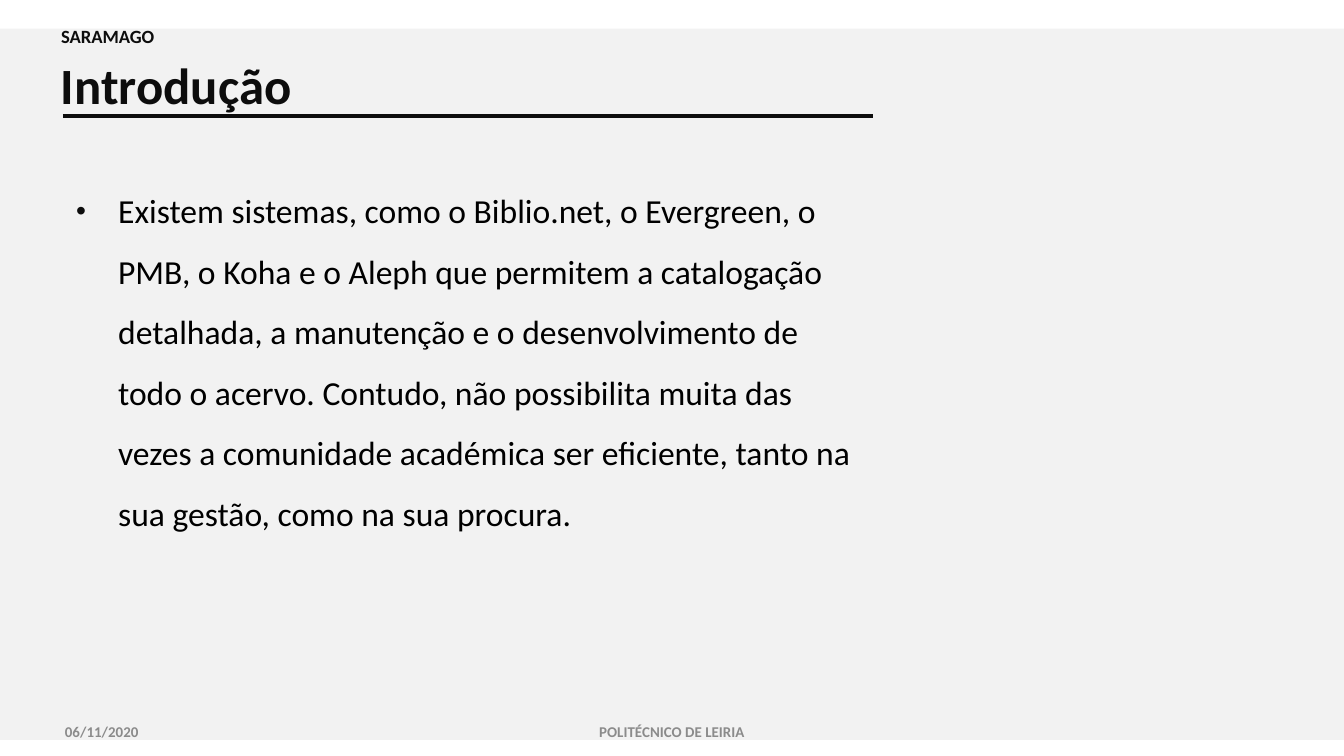
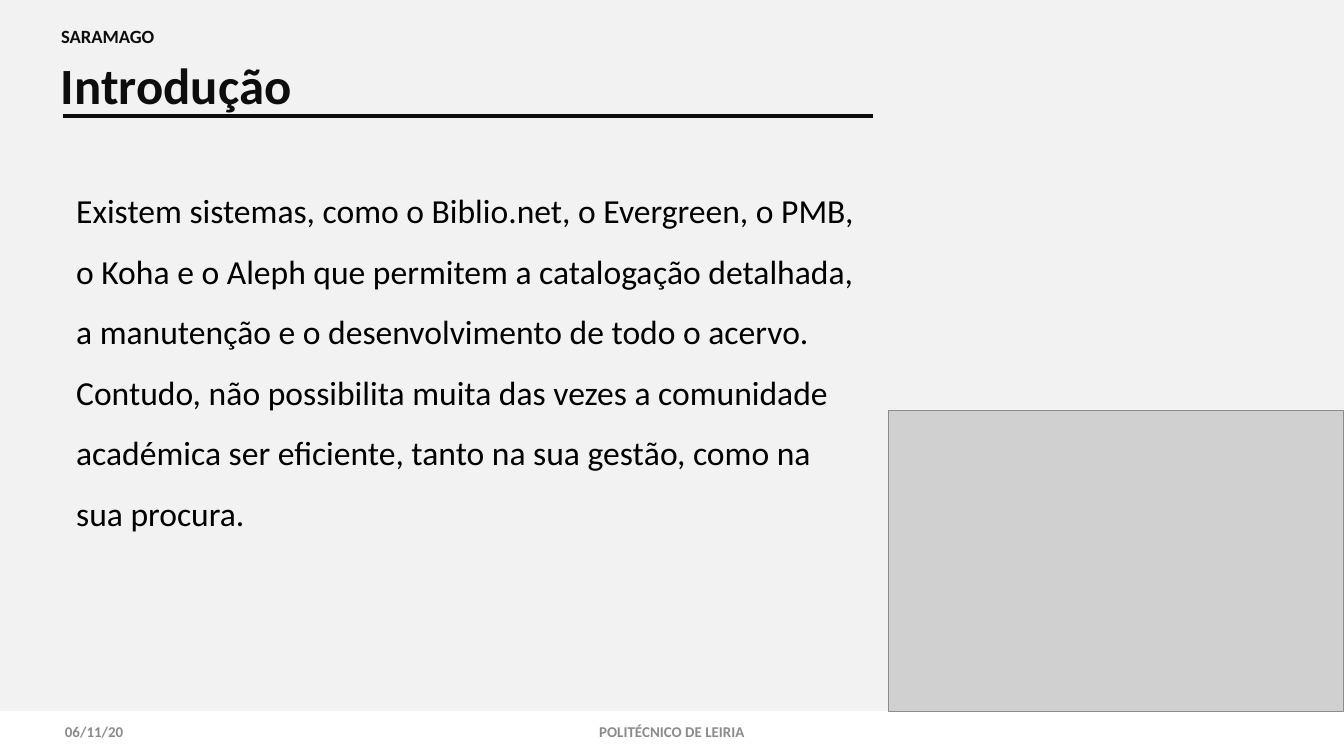
Before and after one commit to 2180622/IPL_PSI_ProjetoFinal_SARAMAGO, a slide deck: slide 4 of documentacao/Especificacao_Sistema_Informacao/android/IPL-TeSP-AMSI-SARAMAGO.pptx. Drawn at 1344x756 pixels with LibreOffice and Linux fonts; fonts in the diff are those of the drawing; grey boxes stand for pictures. Boxes give left, top, right and bottom in pixels: in the first picture for what was removed or moved away, otherwise in the second. Text is boxed around its words. In the diff, an @@ line names an element or a change of style, - is before the commit and + after.

```diff
--- a/documentacao/Especificacao_Sistema_Informacao/android/IPL-TeSP-AMSI-SARAMAGO.pptx
+++ b/documentacao/Especificacao_Sistema_Informacao/android/IPL-TeSP-AMSI-SARAMAGO.pptx
@@ rectangle: place and size @@
-rectangle at [0, 28, 1344, 739]
+rectangle at [0, 0, 1344, 711]
@@ text at [76, 199, 853, 532]: text changed @@
-• Existem sistemas, como o Biblio.net, o Evergreen, o PMB, o Koha e o Aleph que permitem a catalogação detalhada, a manutenção e o desenvolvimento de todo o acervo. Contudo, não possibilita muita das vezes a comunidade académica ser eficiente, tanto na sua gestão, como na sua procura.
+Existem sistemas, como o Biblio.net, o Evergreen, o PMB, o Koha e o Aleph que permitem a catalogação detalhada, a manutenção e o desenvolvimento de todo o acervo. Contudo, não possibilita muita das vezes a comunidade académica ser eficiente, tanto na sua gestão, como na sua procura.
@@ picture added at [888, 410, 1343, 711] @@
@@ text at [65, 726, 123, 738]: text changed @@
-06/11/2020
+06/11/20
```
Also in this commit, not shown: 10 other slides changed, 8 slides added.
